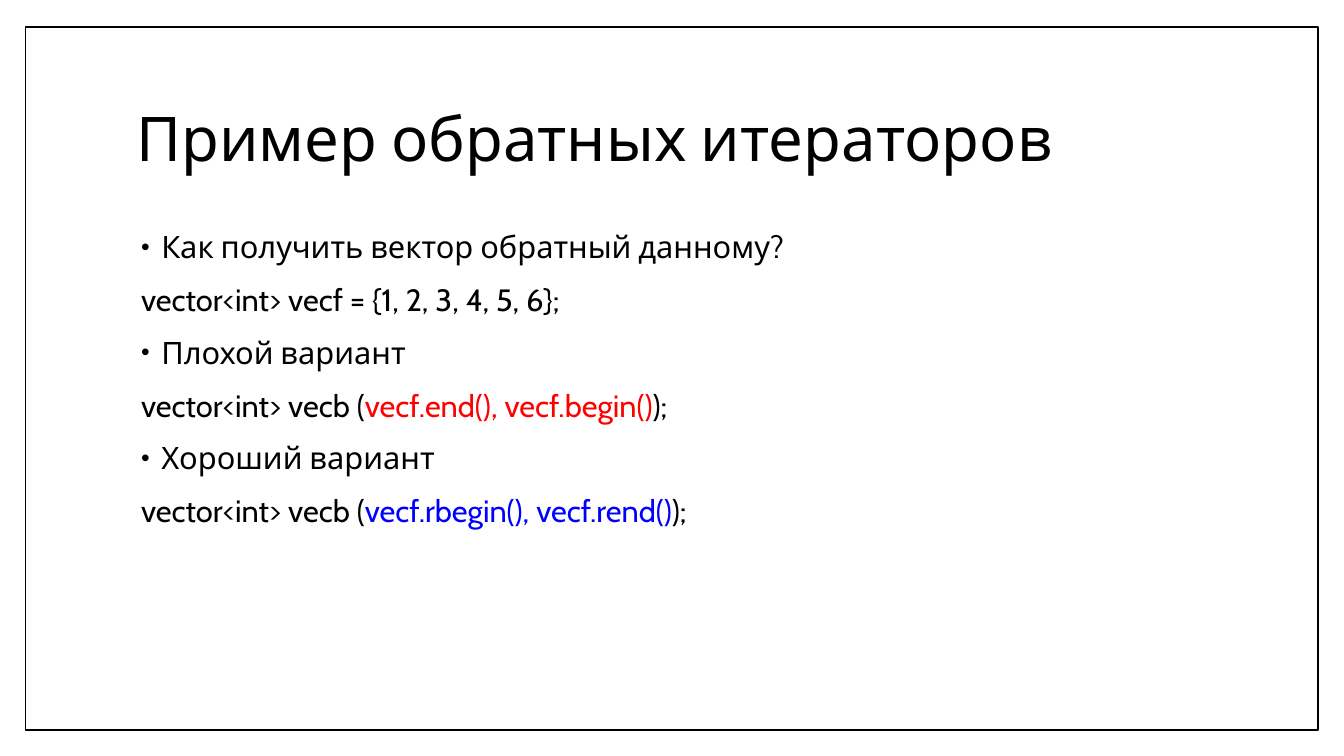
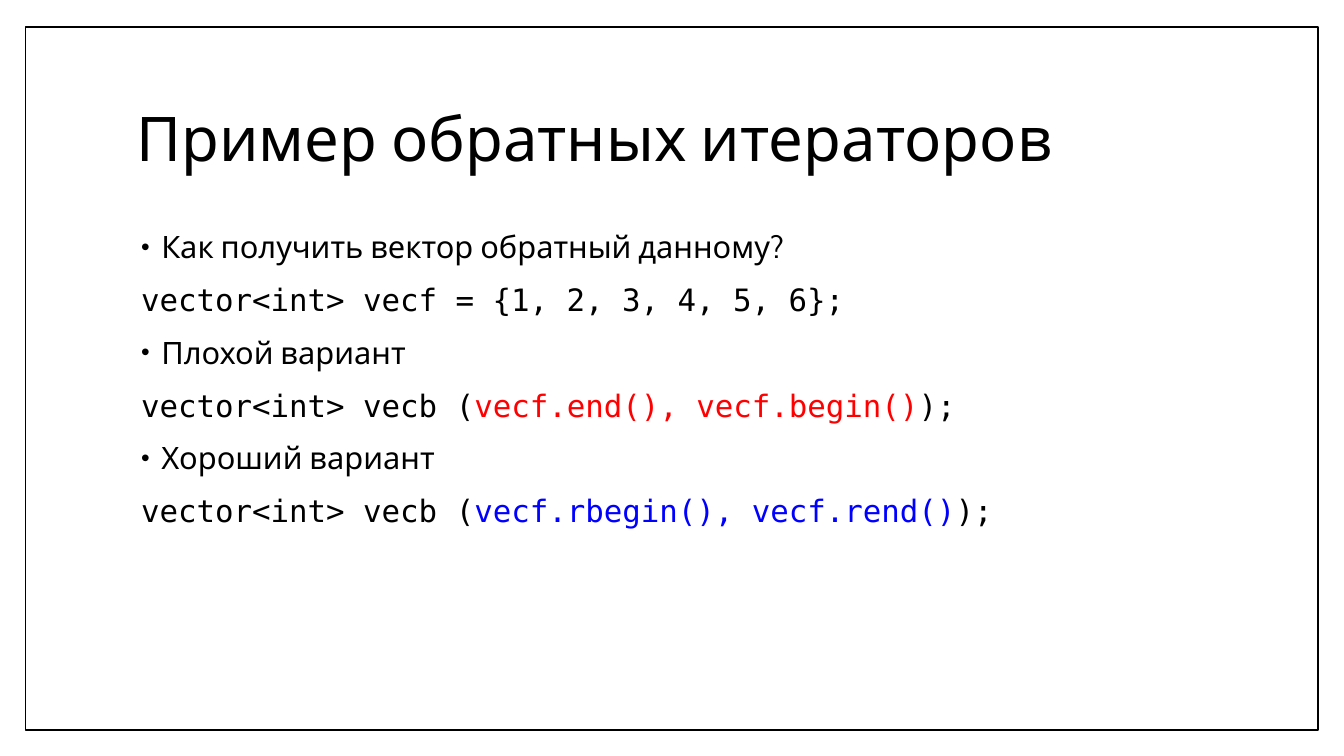
Before and after one commit to MIPT-ILab/cpp-lects-rus, a slide deck: slide 34 of slides/lec2-10-iterators.pptx (slide 28 before the commit). Drawn at 1344x756 pixels with LibreOffice and Linux fonts; fonts in the diff are those of the drawing. Boxes give left, top, right and bottom in pixels: in the first picture for what was removed or moved away, otherwise in the second. Text is boxed around its words. In the diff, an @@ line names an element or a change of style, - is before the commit and + after.

```diff
--- a/slides/lec2-10-iterators.pptx
+++ b/slides/lec2-10-iterators.pptx
@@ text at <box>141,287,993,529</box>: font Cabin to DejaVu Sans Mono in "vector<int> vecf = {1, 2, 3, 4, ...", "vector<int> vecb (vecf.end(), vecf.begin());", "vector<int> vecb (vecf.rbegin(), vecf.rend());" @@
```
Also in this commit, not shown: 17 other slides changed, 33 slides added, 1 slide removed, 28 other files.
